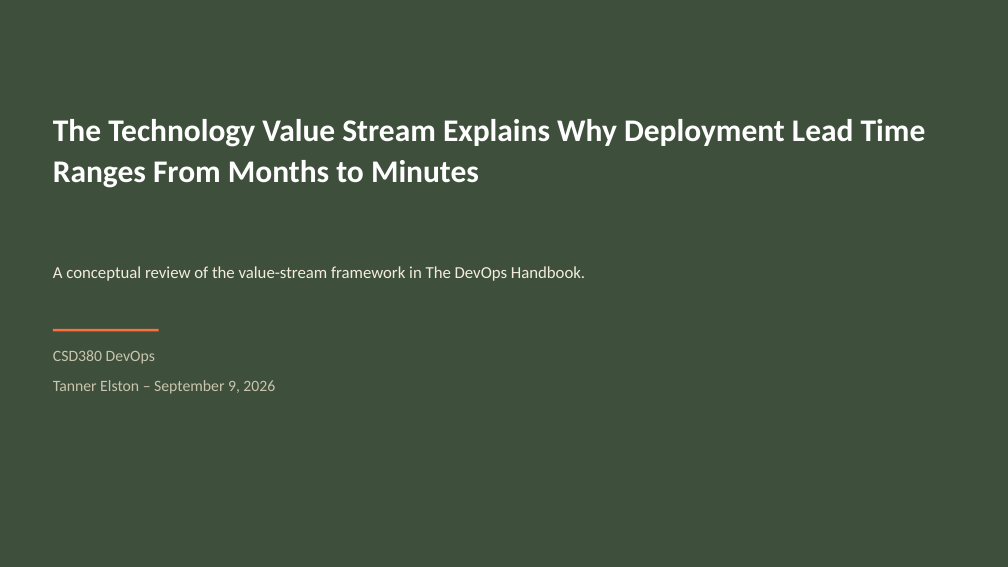
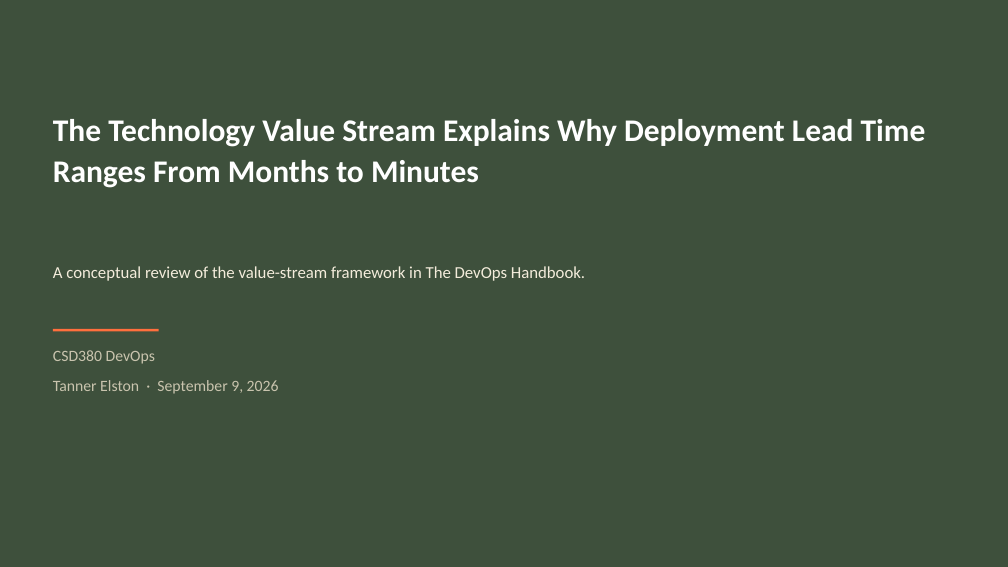
Before and after one commit to tannerlston/csd-380, a slide deck: slide 1 of module-1/TheTechnologyValueStreamCSD380.pptx. Drawn at 1008x567 pixels with LibreOffice and Linux fonts; fonts in the diff are those of the drawing. Boxes give left, top, right and bottom in pixels: in the first picture for what was removed or moved away, otherwise in the second. Text is boxed around its words. In the diff, an @@ line names an element or a change of style, - is before the commit and + after.

```diff
--- a/module-1/TheTechnologyValueStreamCSD380.pptx
+++ b/module-1/TheTechnologyValueStreamCSD380.pptx
@@ text at box(53, 380, 279, 394): text changed @@
-Tanner Elston – September 9, 2026
+Tanner Elston · September 9, 2026
```
Also in this commit, not shown: 9 other slides changed, 1 slide added, 1 slide removed.
